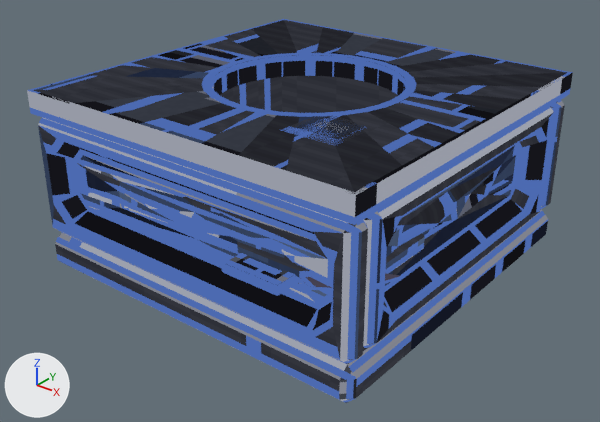
The glTF model art/out/marlit_solar.glb, before and after one commit.
The view is the same before and after, from a 50 mm camera at (2.06, -2.77, 1.77) aimed at (-0.45, 0.37, -0.18). The axes (+X, +Y, +Z) are drawn at lower left. The lights are the same throughout. The older version comes first. Vertices at exactly the same position are counted once.

Names of what the first picture shows: 'marlit_solar_body', 'marlit_solar_hub', 'marlit_solar_iris', 'marlit_solar_panel' and 4 more.
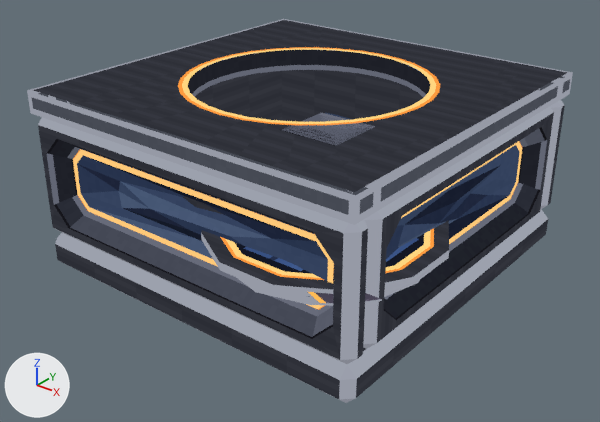
What the commit changed:
me_marlit_solar_body has 528 vertices, 848 faces and spans x -1.5..0.5, y -0.5..1.5, z -0.5..0.5.
me_marlit_solar_body is used by ob_marlit_solar_body; location (0.0, 0.0, 0.0).
me_marlit_solar_body part 1: the loose piece of 64 vertices spanning x -1.05..0.05, y -0.05..1.05, z 0.5 is scaled about its middle by (1.23, 1.23, 1).
me_marlit_solar_body part 2: 96 of the vertices in x -1.05..0.05, y -0.05..1.05, z 0.38..0.5 are scaled about their middle by (1.23, 1.23, 1).
me_marlit_solar_body part 3: texture (UV) coordinates of 824 of 848 faces, centred in x -1.5..0.5, y -0.5..1.5, z -0.48..0.5, changed; they spanned u 0.0..1.0, v 0.27..1.0 and now span u 0.0..1.0, v 0.26..1.0.
me_marlit_solar_iris is used by ob_marlit_solar_iris; location (0.0, 0.0, 0.0).
me_marlit_solar_iris had 56 vertices, 90 faces and spanned x -0.022..0.5, y -0.455..0.0, z -0.014..0.001.
me_marlit_solar_iris now has 56 vertices, 90 faces and spans x -0.008..0.537, y -0.527..0.0, z -0.01..0.001.
me_marlit_solar_iris part 4: 55 of 56 vertices moved; they spanned x -0.022..0.5, y -0.455..0.0, z -0.014..0.001 and now span x -0.008..0.537, y -0.527..0.0, z -0.01..0.001; mean shift (0.04, -0.075, 0.001); largest move (0.5, -0.143, -0.014) -> (0.537, -0.348, -0.01).
me_marlit_solar_hub is used by ob_marlit_solar_hub; location (0.0, 0.0, 0.0).
me_marlit_solar_hub had 32 vertices, 50 faces and spanned x -0.42..0.42, y -0.42..0.42, z -0.03..0.031.
me_marlit_solar_hub now has 96 vertices, 136 faces and spans x -0.56..0.56, y -0.56..0.56, z -0.1..0.021.
me_marlit_solar_hub part 5: a new loose piece, a 12-sided cylinder along z spanning x -0.56..0.56, y -0.56..0.56, z -0.02..0.02, in mat_marlit_solar.
me_marlit_solar_hub part 6: the loose piece of 16 vertices spanning x -0.42..0.42, y -0.42..0.42, z -0.03..0.03 is rebuilt with 24 vertices and now spans x -0.405..0.405, y -0.405..0.405, z -0.06..-0.02.
me_marlit_solar_hub part 7: a new loose piece of 24 vertices spanning x -0.502..0.502, y -0.502..0.502, z -0.1..-0.06, in mat_marlit_solar.
me_marlit_solar_hub part 8: a new loose piece of 24 vertices spanning x -0.493..0.493, y -0.493..0.493, z 0.021, in mat_marlit_solar.
Other edits to the shape of me_marlit_solar_hub do not show in these pictures.
me_marlit_solar_panel is used by ob_marlit_solar_panel; location (0.0, 0.0, 0.0).
me_marlit_solar_panel had 44 vertices, 56 faces and spanned x -0.165..0.165, y -0.55..0.0, z -0.045..0.007.
me_marlit_solar_panel now has 44 vertices, 56 faces and spans x -0.14..0.14, y -0.42..0.0, z -0.045..0.007.
me_marlit_solar_panel part 9: 44 of 44 vertices moved; they spanned x -0.165..0.165, y -0.55..0.0, z -0.045..0.007 and now span x -0.14..0.14, y -0.42..0.0, z -0.045..0.007; mean shift (0.0, 0.065, 0.0).

Boxes [x1, y1, x2, y2] around the edits, measured in the pictures (600 x 422 px; the box of a moved part takes in the faces that stretch with it):
'marlit_solar_body', reshaped, surface changed
    both: [27, 19, 573, 403]
'marlit_solar_hub', reshaped
    before: [237, 233, 425, 284]
    after: [201, 220, 449, 305]
part 1 of me_marlit_solar_body, moved or reshaped
    before: [202, 53, 416, 116]
    after: [178, 47, 440, 125]
part 2 of me_marlit_solar_body, moved or reshaped
    both: [34, 20, 567, 192]
part 3 of me_marlit_solar_body, surface changed
    both: [27, 19, 573, 403]
part 4 of me_marlit_solar_iris, moved or reshaped
    before: [300, 273, 401, 291]
    after: [307, 292, 382, 306]
part 5 of me_marlit_solar_hub, added
    after: [201, 220, 449, 296]
part 6 of me_marlit_solar_hub, rebuilt (not visible afterwards)
    before: [237, 233, 425, 284]
part 7 of me_marlit_solar_hub, added (mostly hidden)
    after: [236, 277, 420, 305]
part 8 of me_marlit_solar_hub, added
    after: [220, 229, 434, 280]
part 9 of me_marlit_solar_panel, moved or reshaped (not visible afterwards)
    before: [222, 253, 298, 296]
